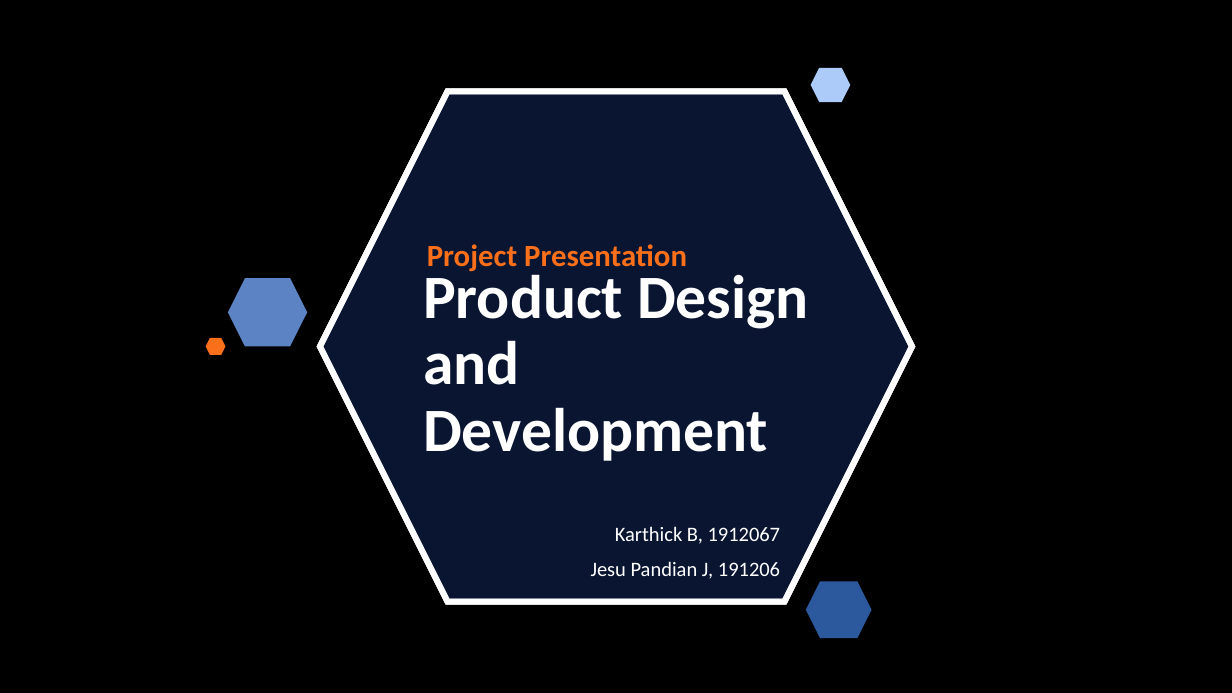
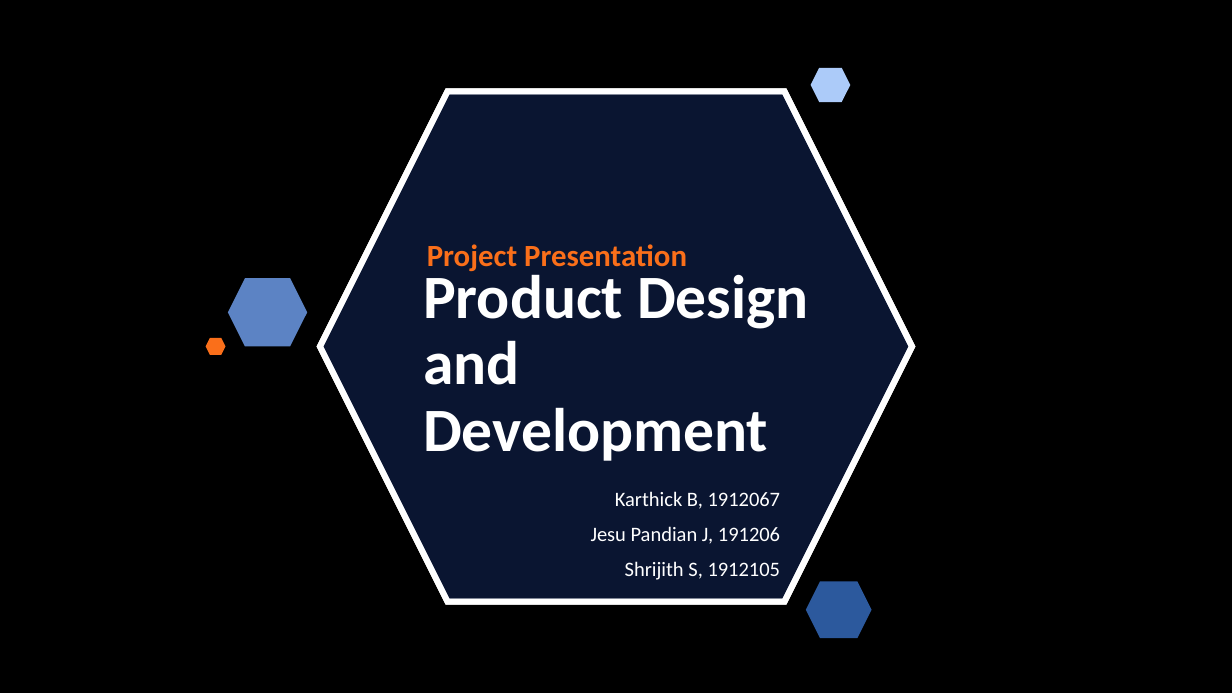
Before and after one commit to karthifairhawn/Fundsho-Crowdfunding-Frontend, a slide deck: slide 1 of Other/Project Review - Product Design and Dev.pptx. Drawn at 1232x693 pixels with LibreOffice and Linux fonts; fonts in the diff are those of the drawing; background and template pictures are left out. Boxes give left, top, right and bottom in pixels: in the first picture for what was removed or moved away, otherwise in the second. Text is boxed around its words. In the diff, an @@ line names an element or a change of style, - is before the commit and + after.

```diff
--- a/Other/Project Review - Product Design and Dev.pptx
+++ b/Other/Project Review - Product Design and Dev.pptx
@@ text at box(625, 561, 781, 580): paragraph added @@
+Shrijith S, 1912105
```
Also in this commit, not shown: 1 slide added, 1 slide removed, 8 other files.
